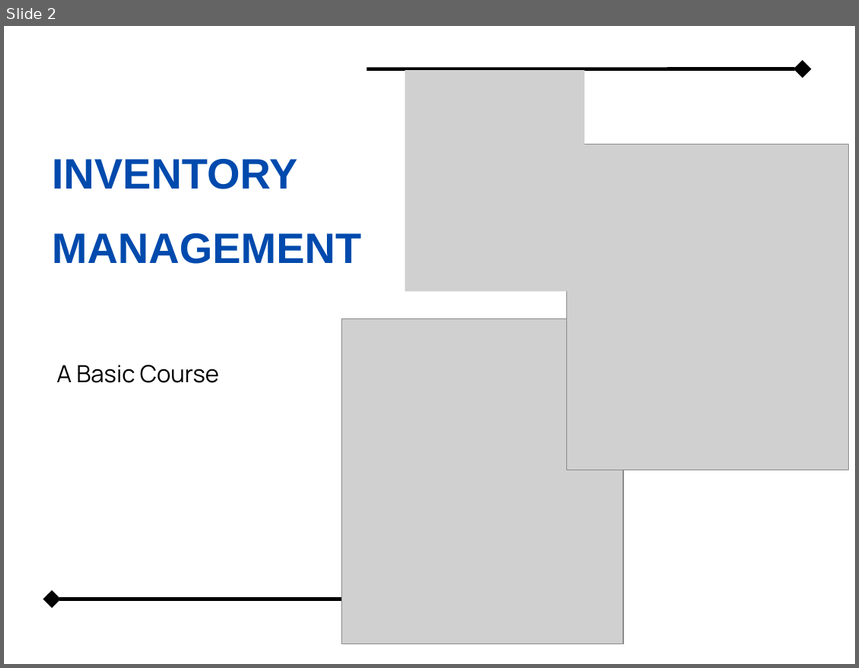
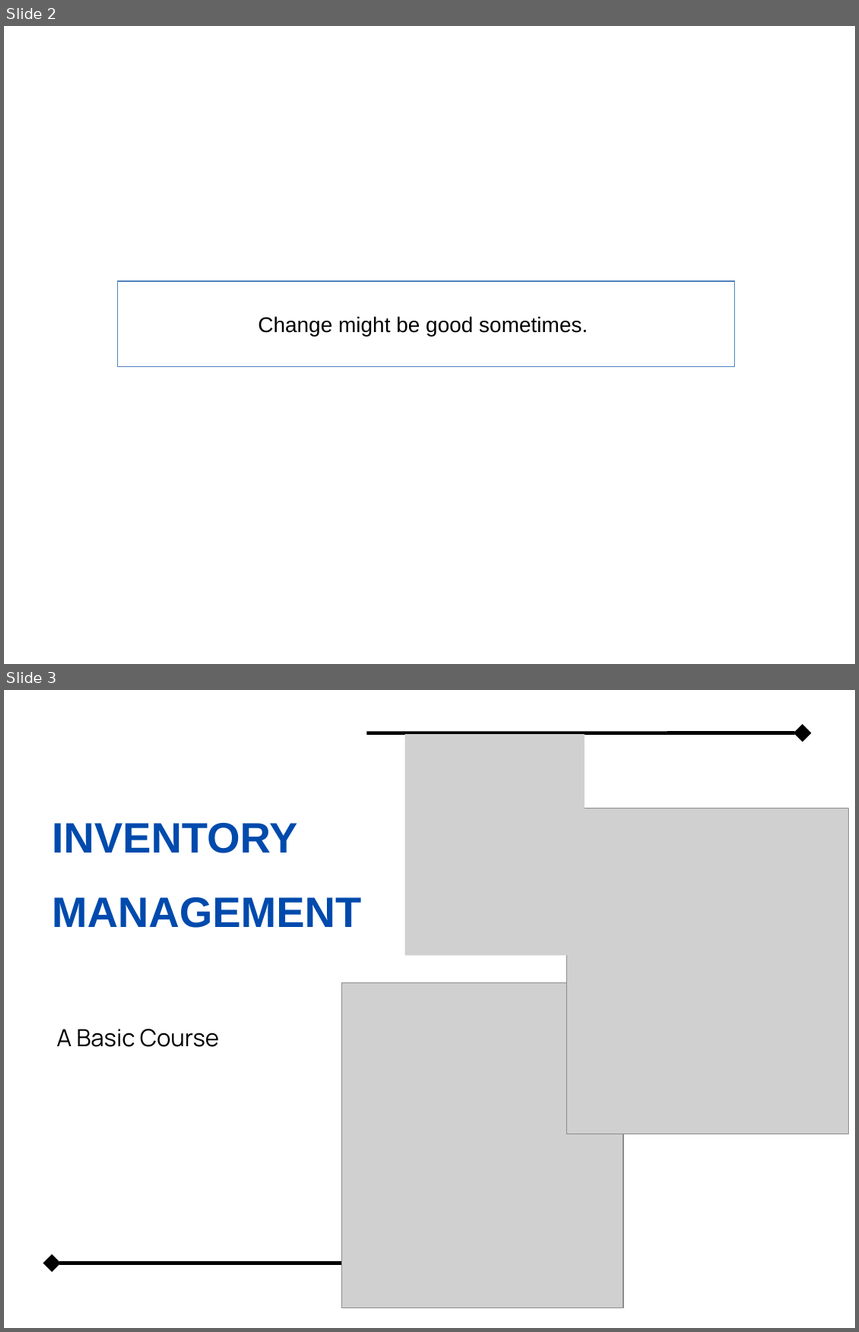
Before and after one commit to Debindradeven/inventory, a slide deck: Inventory management numericals.ppt. Shown one above the other, each under a label of ours: slide 2 before the commit, slides 2 and 3 after it. The pictures are 859x668 and 859x1332 pixels, drawn with LibreOffice and Linux fonts; fonts in the diff are those of the drawing; grey boxes stand for pictures. Boxes give left, top, right and bottom in pixels: in the first picture for what was removed or moved away, otherwise in the second. Text is boxed around its words. In the diff, an @@ line names an element or a change of style, - is before the commit and + after.

Commit message:
Update 1.2

```diff
--- a/Inventory management numericals.ppt
+++ b/Inventory management numericals.ppt
@@ slide 2 added at (4, 26, 855, 664), background #FFFFFF @@
@@ rectangle added at (117, 281, 734, 366), outline #4F81BD 0.74 pt, 18 pt, text #000000 @@
+Change might be good sometimes.
@@ what was slide 2 is now slide 3 @@
```
